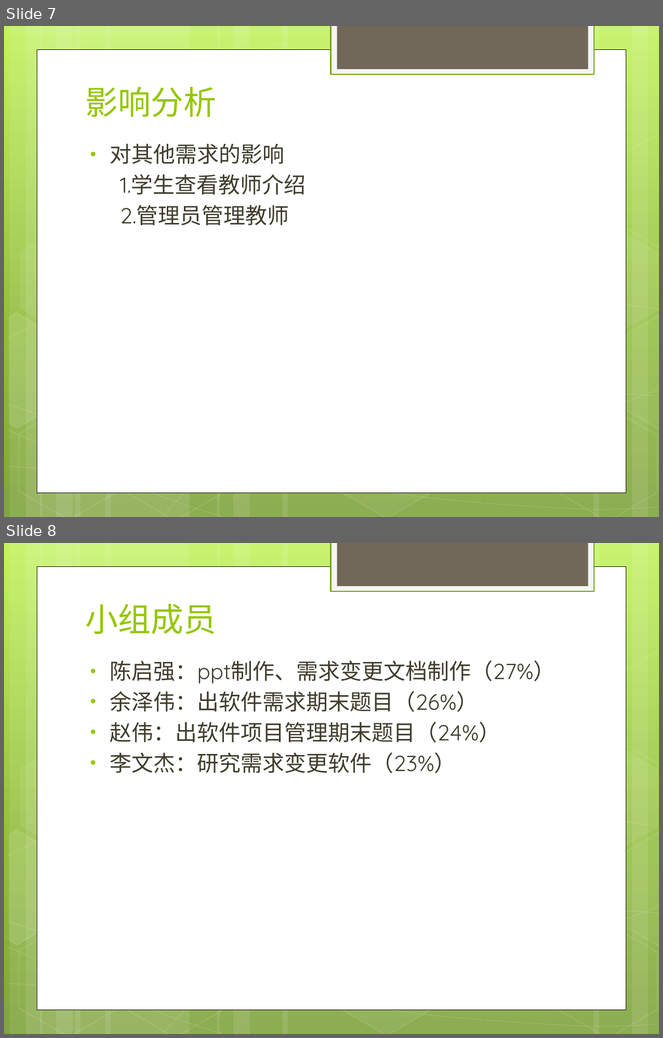
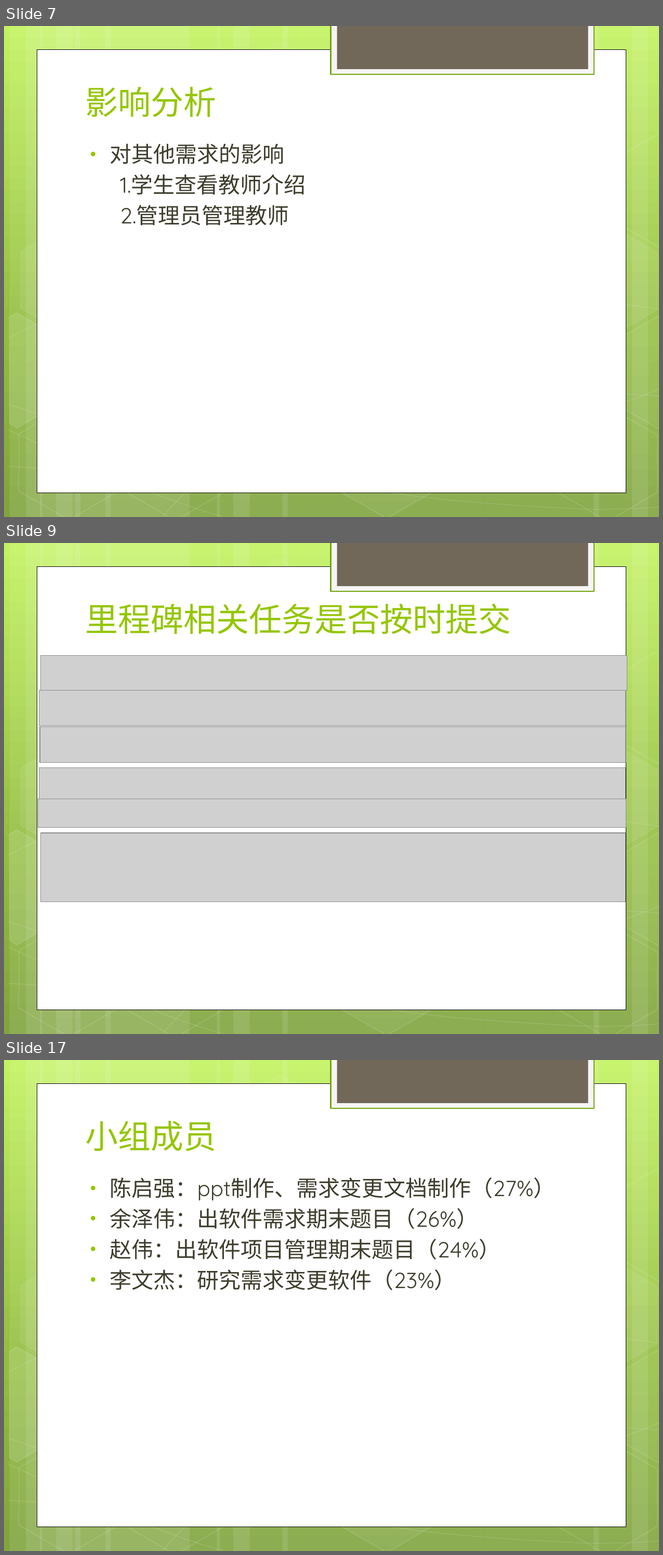
Before and after one commit to rjgcG7/SRS, a slide deck: website/受控文件/需求变更/软件需求变更.pptx. Shown one above the other, each under a label of ours: slides 7 and 8 before the commit, slides 7, 9 and 17 after it; the slides between them are not shown. The pictures are 663x1038 and 663x1555 pixels, drawn with LibreOffice and Linux fonts; fonts in the diff are those of the drawing; grey boxes stand for pictures. Boxes give left, top, right and bottom in pixels: in the first picture for what was removed or moved away, otherwise in the second. Text is boxed around its words. In the diff, an @@ line names an element or a change of style, - is before the commit and + after.

```diff
--- a/website/受控文件/需求变更/软件需求变更.pptx
+++ b/website/受控文件/需求变更/软件需求变更.pptx
@@ slide 9 added at (x1=4, y1=543, x2=659, y2=1034), background gradient #C3F35F to #93BF3F to #81A53E; not listed: 31 template elements that a slide beside it also shows @@
@@ title added at (x1=85, y1=603, x2=511, y2=634), 36 pt, text #94C600 @@
+里程碑相关任务是否按时提交
@@ picture added at (x1=41, y1=656, x2=627, y2=691) @@
@@ picture added at (x1=39, y1=691, x2=626, y2=726) @@
@@ picture added at (x1=40, y1=727, x2=626, y2=763) @@
@@ picture added at (x1=39, y1=768, x2=626, y2=798) @@
@@ picture added at (x1=38, y1=799, x2=626, y2=828) @@
@@ picture added at (x1=41, y1=833, x2=626, y2=902) @@
@@ what was slide 8 is now slide 17 @@
```
Also in this commit, not shown: 1 slide changed, 8 other slides added, 8 other files.
